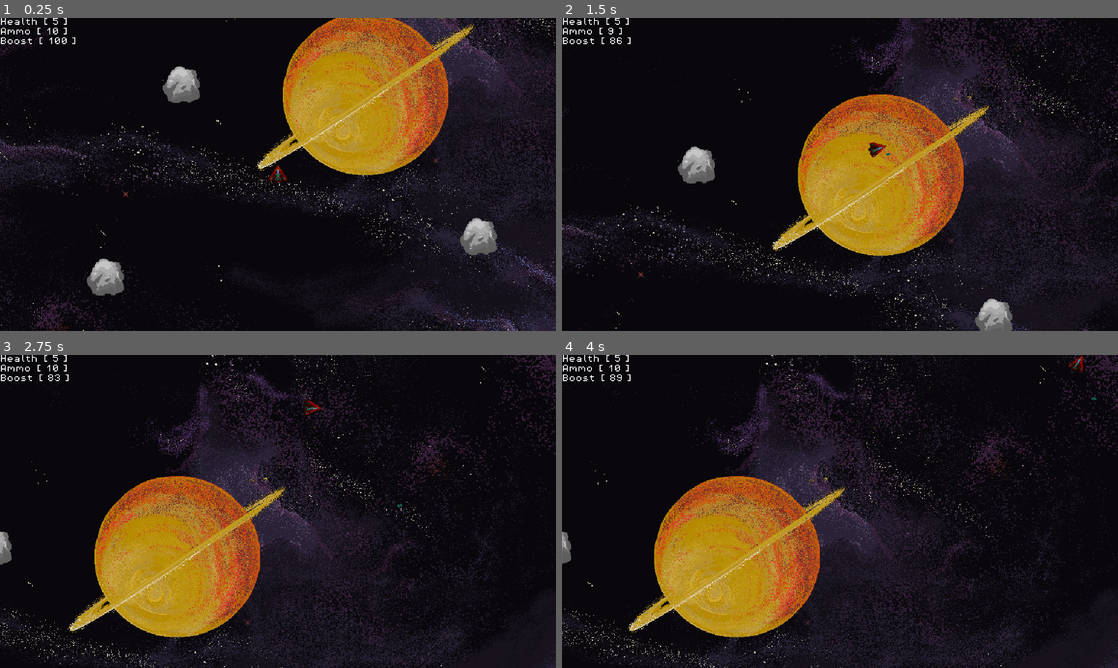
Above: before the commit, frames 1-4 (two rows, left to right).
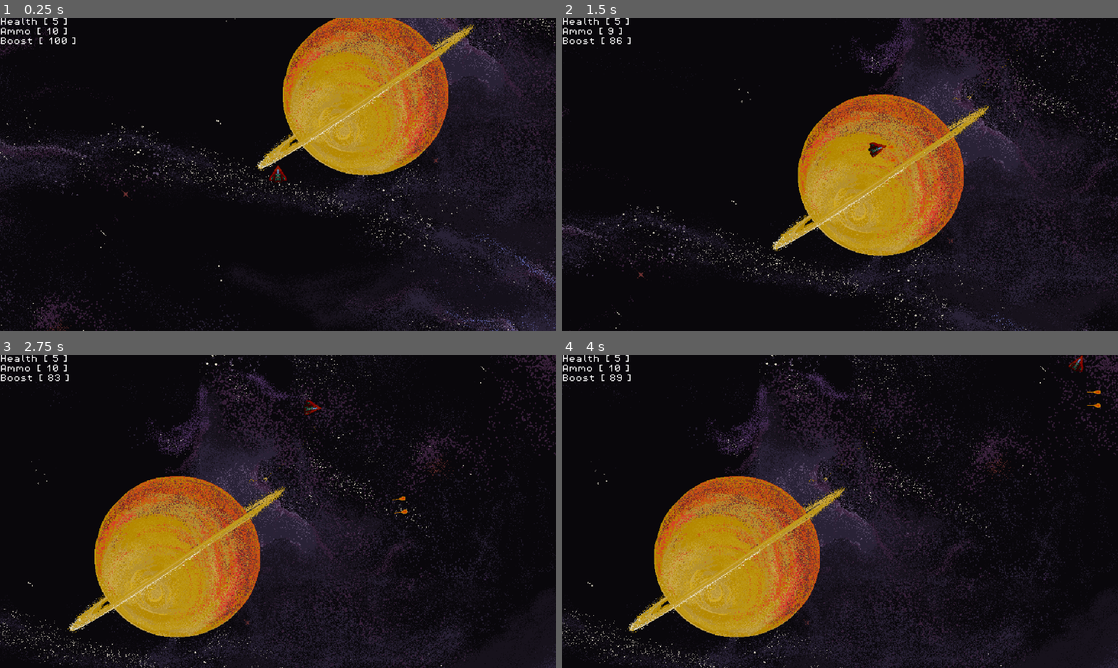
Above: after the commit, the same moments.

Repository: rylanharwood2/Adrift
Game: Godot game, scene res://scenes/game.tscn
The game is run twice, just before and just after one commit, with the same random seed, the same clock (stepped at 60 frames per second) and the same inputs.
Inputs:
- Up to frame 1 (0.25 s): no input
- Up to frame 2 (1.5 s): tap Enter at 0.5 s; hold D (move_right) 0.53-1.28 s; hold Alt (boost) 0.53-1.28 s; hold Left (move_left) from 1.28 s (still down); tap Space (shoot) at 1.35 s
- Up to frame 3 (2.75 s): release Left (move_left) at 2.03 s; hold D (move_right) from 2.03 s (still down); hold Alt (boost) from 2.03 s (still down)
- Up to frame 4 (4 s): release D (move_right) at 2.78 s; release Alt (boost) at 2.78 s; hold W (move_up) 2.78-3.53 s; tap Space (shoot) at 2.85 s; hold Left (move_left) from 3.53 s (still down); hold Alt (boost) from 3.53 s (still down)

The runs differ from the first frame. In frame 1, 1.8% of the frame differs, in the area x 15-90%, y 15-89%; in frame 2, 1.2%; in frame 3, 0.2%; in frame 4, 0.2%.

Commit message:
broken asteroids but they almost there

Diff:
--- a/scenes/bullet.tscn
+++ b/scenes/bullet.tscn
@@ -1,17 +1,17 @@
 [gd_scene load_steps=6 format=3 uid="uid://bkguwvaq5v04b"]
 
-[ext_resource type="Texture2D" uid="uid://bl5t1koqih073" path="res://assets/sprites/pew_pew.png" id="1_21rt8"]
+[ext_resource type="Texture2D" uid="uid://bvmr3lh0msqfl" path="res://assets/sprites/DefaultBullet.png" id="1_506iy"]
 [ext_resource type="Script" path="res://scripts/bullet.gd" id="1_ram36"]
 
-[sub_resource type="AtlasTexture" id="AtlasTexture_6cxyu"]
-atlas = ExtResource("1_21rt8")
-region = Rect2(0, 0, 4, 8)
+[sub_resource type="AtlasTexture" id="AtlasTexture_1uvfu"]
+atlas = ExtResource("1_506iy")
+region = Rect2(0, 0, 30, 23)
 
 [sub_resource type="SpriteFrames" id="SpriteFrames_go2k2"]
 animations = [{
 "frames": [{
 "duration": 1.0,
-"texture": SubResource("AtlasTexture_6cxyu")
+"texture": SubResource("AtlasTexture_1uvfu")
 }],
 "loop": true,
 "name": &"default",
--- a/scenes/game.tscn
+++ b/scenes/game.tscn
@@ -29,6 +29,8 @@
 z_index = -2
 position = Vector2(9, -11)
 texture = ExtResource("6_g387b")
+
+[node name="ParallaxBackground" type="ParallaxBackground" parent="."]
 
 [node name="Camera" parent="." instance=ExtResource("6_uo2vg")]
 limit_top = -486
@@ -104,14 +106,14 @@
 position = Vector2(-166, 180)
 texture = ExtResource("8_mbx16")
 
-[node name="gray_asteroid" parent="physics_bodies" instance=ExtResource("9_bkh4i")]
-position = Vector2(-298, 177)
+[node name="gray_asteroid" parent="." instance=ExtResource("9_bkh4i")]
+position = Vector2(-39, -113)
 
-[node name="gray_asteroid2" parent="physics_bodies" instance=ExtResource("9_bkh4i")]
-position = Vector2(346, 107)
+[node name="gray_asteroid2" parent="." instance=ExtResource("9_bkh4i")]
+position = Vector2(1033, 135)
 
-[node name="gray_asteroid3" parent="physics_bodies" instance=ExtResource("9_bkh4i")]
-position = Vector2(-167, -155)
+[node name="gray_asteroid3" parent="." instance=ExtResource("9_bkh4i")]
+position = Vector2(0, -560)
 
 [connection signal="start_game" from="HUD" to="." method="new_game"]
 [connection signal="timeout" from="enemy_spawn_points/spawn_timer" to="." method="_on_timer_timeout"]
--- a/scenes/gray_asteroid.tscn
+++ b/scenes/gray_asteroid.tscn
@@ -1,31 +1,117 @@
-[gd_scene load_steps=5 format=3 uid="uid://cepyg8irkh4ah"]
+[gd_scene load_steps=7 format=3 uid="uid://cepyg8irkh4ah"]
 
 [ext_resource type="Texture2D" uid="uid://caqt7stblywj8" path="res://assets/sprites/AsteroidGrayTest.png" id="1_yj03a"]
+[ext_resource type="Texture2D" uid="uid://crcbg2rltg7q4" path="res://assets/sprites/background.png" id="2_l6haw"]
 
 [sub_resource type="CircleShape2D" id="CircleShape2D_0mk8i"]
 radius = 30.28
 
-[sub_resource type="AtlasTexture" id="AtlasTexture_me3tr"]
-atlas = ExtResource("1_yj03a")
-region = Rect2(0, 0, 64, 64)
+[sub_resource type="Animation" id="Animation_pq1j0"]
+resource_name = "floating"
+length = 15.0
+tracks/0/type = "value"
+tracks/0/imported = false
+tracks/0/enabled = true
+tracks/0/path = NodePath("Sprite2D:position")
+tracks/0/interp = 1
+tracks/0/loop_wrap = true
+tracks/0/keys = {
+"times": PackedFloat32Array(0, 14.9667),
+"transitions": PackedFloat32Array(1, 1),
+"update": 0,
+"values": [Vector2(-872, 414), Vector2(861, -461)]
+}
+tracks/1/type = "value"
+tracks/1/imported = false
+tracks/1/enabled = true
+tracks/1/path = NodePath("CollisionShape2D:position")
+tracks/1/interp = 1
+tracks/1/loop_wrap = true
+tracks/1/keys = {
+"times": PackedFloat32Array(0, 15),
+"transitions": PackedFloat32Array(1, 1),
+"update": 0,
+"values": [Vector2(-872, 414), Vector2(861, -461)]
+}
+tracks/2/type = "value"
+tracks/2/imported = false
+tracks/2/enabled = true
+tracks/2/path = NodePath("Sprite2D:rotation")
+tracks/2/interp = 1
+tracks/2/loop_wrap = true
+tracks/2/keys = {
+"times": PackedFloat32Array(0.0333333, 15),
+"transitions": PackedFloat32Array(1, 1),
+"update": 0,
+"values": [0.0, 3.00114]
+}
 
-[sub_resource type="SpriteFrames" id="SpriteFrames_olwic"]
-animations = [{
-"frames": [{
-"duration": 1.0,
-"texture": SubResource("AtlasTexture_me3tr")
-}],
-"loop": true,
-"name": &"default",
-"speed": 5.0
-}]
+[sub_resource type="Animation" id="Animation_jqjwt"]
+length = 0.001
+tracks/0/type = "value"
+tracks/0/imported = false
+tracks/0/enabled = true
+tracks/0/path = NodePath("Sprite2D:position")
+tracks/0/interp = 1
+tracks/0/loop_wrap = true
+tracks/0/keys = {
+"times": PackedFloat32Array(0),
+"transitions": PackedFloat32Array(1),
+"update": 0,
+"values": [Vector2(-872, 414)]
+}
+tracks/1/type = "value"
+tracks/1/imported = false
+tracks/1/enabled = true
+tracks/1/path = NodePath("CollisionShape2D:position")
+tracks/1/interp = 1
+tracks/1/loop_wrap = true
+tracks/1/keys = {
+"times": PackedFloat32Array(0),
+"transitions": PackedFloat32Array(1),
+"update": 0,
+"values": [Vector2(-872, 414)]
+}
+tracks/2/type = "value"
+tracks/2/imported = false
+tracks/2/enabled = true
+tracks/2/path = NodePath("Sprite2D:rotation")
+tracks/2/interp = 1
+tracks/2/loop_wrap = true
+tracks/2/keys = {
+"times": PackedFloat32Array(0),
+"transitions": PackedFloat32Array(1),
+"update": 0,
+"values": [0.0]
+}
+
+[sub_resource type="AnimationLibrary" id="AnimationLibrary_ih75o"]
+_data = {
+"RESET": SubResource("Animation_jqjwt"),
+"floating": SubResource("Animation_pq1j0")
+}
 
 [node name="gray_asteroid" type="CharacterBody2D"]
 collision_mask = 129
 
 [node name="CollisionShape2D" type="CollisionShape2D" parent="."]
+visible = false
 z_index = 1
+position = Vector2(-872, 414)
 shape = SubResource("CircleShape2D_0mk8i")
 
-[node name="AnimatedSprite2D" type="AnimatedSprite2D" parent="."]
-sprite_frames = SubResource("SpriteFrames_olwic")
+[node name="AnimationPlayer" type="AnimationPlayer" parent="."]
+libraries = {
+"": SubResource("AnimationLibrary_ih75o")
+}
+autoplay = "floating"
+
+[node name="Sprite2D" type="Sprite2D" parent="."]
+position = Vector2(-872, 414)
+texture = ExtResource("1_yj03a")
+
+[node name="Background" type="Sprite2D" parent="."]
+visible = false
+z_index = -2
+position = Vector2(9, -11)
+texture = ExtResource("2_l6haw")
--- a/scripts/game.gd
+++ b/scripts/game.gd
@@ -13,7 +13,7 @@
 
 func wave_spawner():
 	$enemy_spawn_points/spawn_timer.one_shot = true
-	for i in range(0,100):
+	for i in range(0,20):
 		await get_tree().create_timer(2).timeout
 		var enemy = enemy_scene.instantiate()
 		rand.randomize()
Binary file added: assets/sprites/DefaultBullet.png
Not shown, added: assets/sprites/DefaultBullet.png.import
Binary file added: assets/sprites/Pew Pew update test.png
Not shown, added: assets/sprites/Pew Pew update test.png.import
